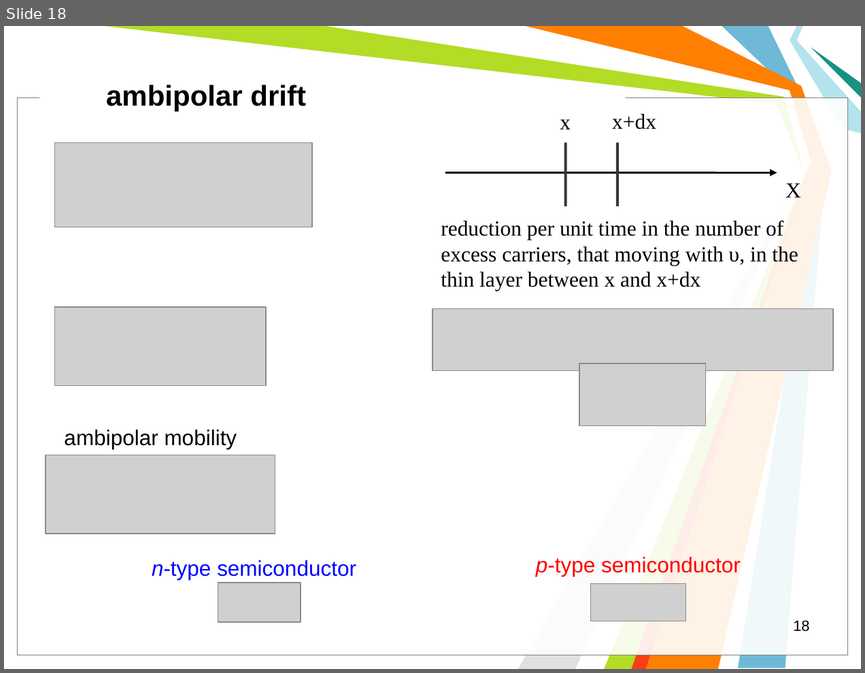
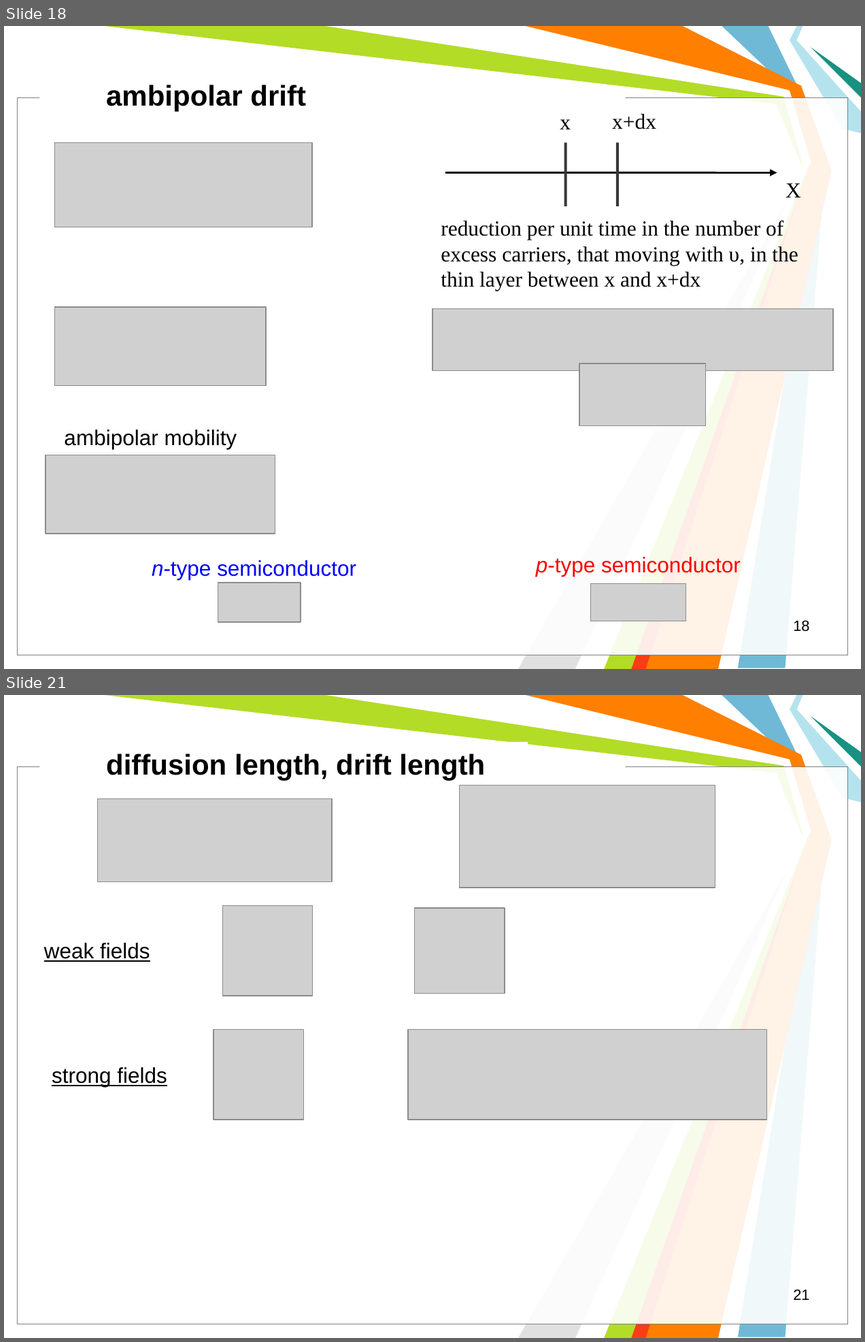
Before and after one commit to l432/NMK, a slide deck: Lecture/Photovoltaics/Photovoltaics2.ppt. Shown one above the other, each under a label of ours: slide 18 before the commit, slides 18 and 21 after it; the slides between them are not shown. The pictures are 865x673 and 865x1342 pixels, drawn with LibreOffice and Linux fonts; fonts in the diff are those of the drawing; grey boxes stand for pictures; background and template pictures are left out. Boxes give left, top, right and bottom in pixels: in the first picture for what was removed or moved away, otherwise in the second. Text is boxed around its words. In the diff, an @@ line names an element or a change of style, - is before the commit and + after.

```diff
--- a/Lecture/Photovoltaics/Photovoltaics2.ppt
+++ b/Lecture/Photovoltaics/Photovoltaics2.ppt
@@ slide 21 added at [4, 695, 861, 1338], background #FFFFFF; not listed: 11 template elements that a slide beside it also shows @@
@@ text added at [106, 753, 485, 780], 24 pt, text #000000, bold @@
+diffusion length, drift length
@@ picture added at [459, 785, 715, 887] @@
@@ picture added at [97, 798, 331, 882] @@
@@ picture added at [222, 906, 313, 996] @@
@@ picture added at [415, 907, 504, 992] @@
@@ text added at [44, 943, 150, 962], 18 pt, text #000000, underline @@
+weak fields
@@ picture added at [213, 1029, 303, 1119] @@
@@ picture added at [409, 1029, 766, 1119] @@
@@ text added at [52, 1067, 167, 1087], 18 pt, text #000000, underline @@
+strong fields
@@ page number added at [793, 1289, 809, 1300], 12.5 pt, text #000000 @@
+21
```
Also in this commit, not shown: 3 other slides added, 1 slide removed.
